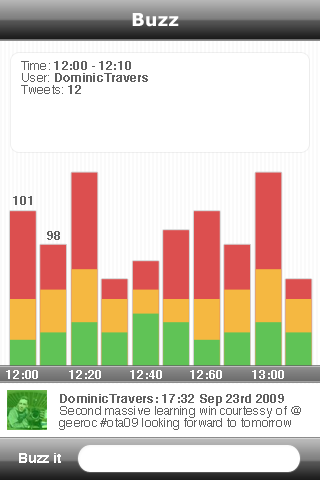
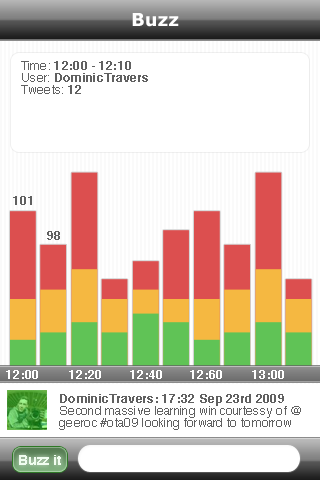
Layers edited between the first and the second 320x480 image:
painted on "Buzz it" over [19, 453, 61, 465]
added layer "Shape 10" above "Shape 5" over [13, 447, 67, 472]
